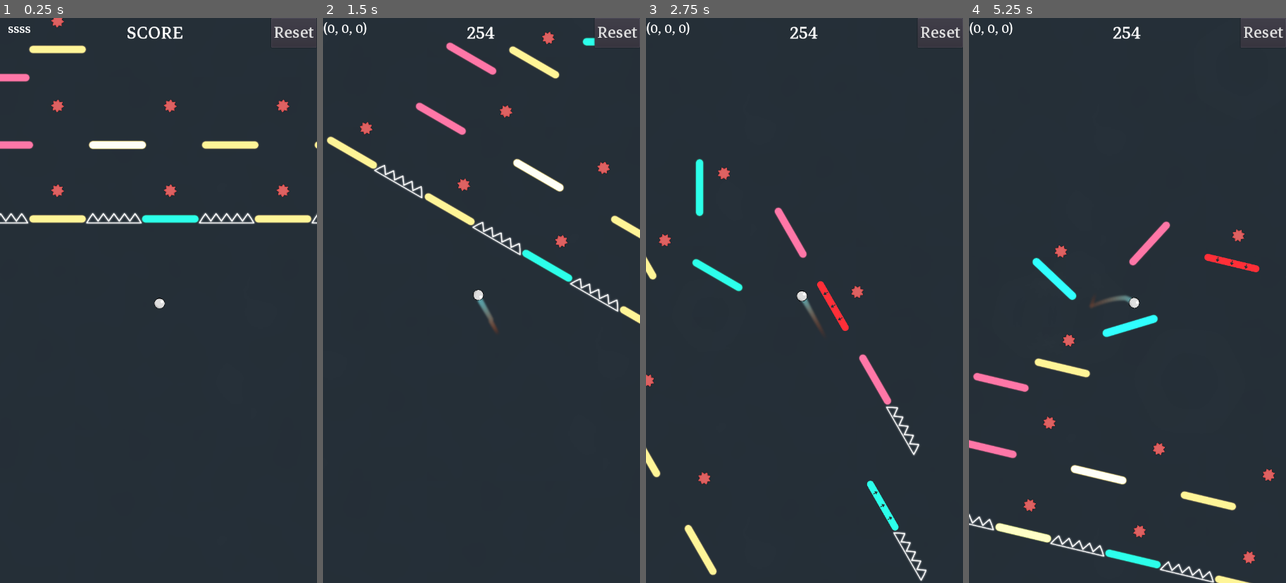
Above: before the commit, frames 1-4 (left to right).
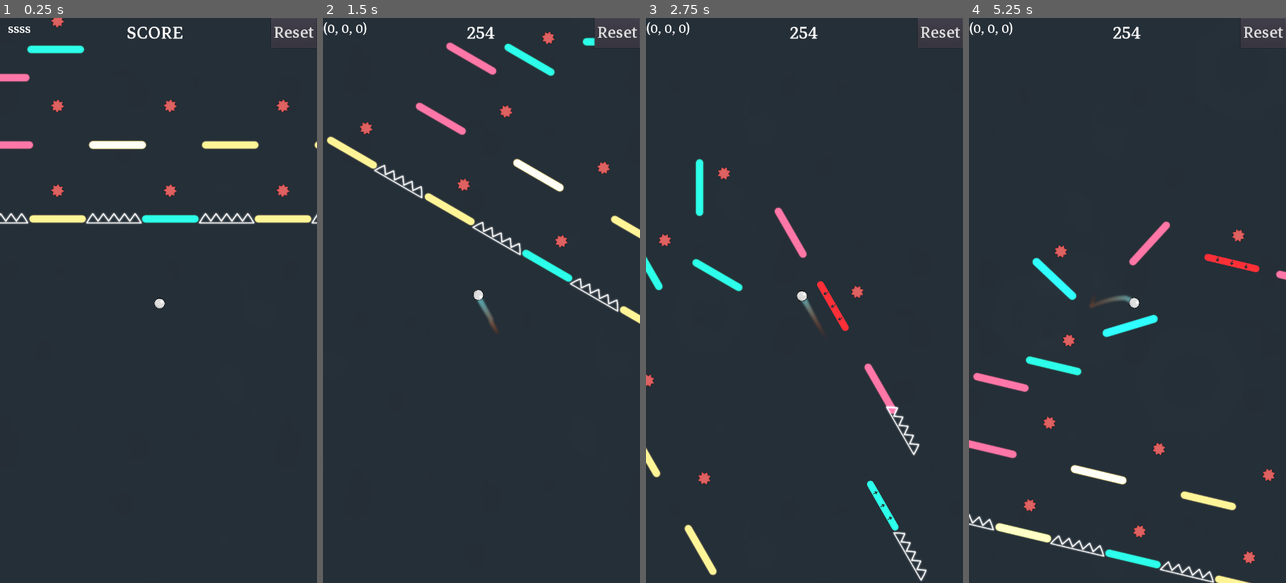
Above: after the commit, the same moments.

Repository: dolorismachina/Pivot
Game: Godot game, scene res://Scenes/Main/Main.tscn
Two runs of this game, one before a commit and one after it. Both use one fixed random seed, a clock stepped at 60 frames per second and the inputs below. The engine's default icon, where the game draws it, is replaced by a stand-in: a white triangle on a blue panel in a dark square.
Inputs (mouse positions are in pixels of both pictures, inside the frame that each line leads up to):
- Up to frame 1 (0.25 s): no input
- Up to frame 2 (1.5 s): move the mouse to (551, 272) at 0.52 s; hold Right (ui_right) 0.53-1.28 s; hold Space (space) 0.53-1.28 s; click (551, 272) at 0.67 s; move the mouse to (418, 328) at 1.27 s; hold Left (ui_left) from 1.28 s (still down); tap Space (space) at 1.35 s
- Up to frame 3 (2.75 s): move the mouse to (836, 176) at 2.02 s; release Left (ui_left) at 2.03 s; hold Right (ui_right) from 2.03 s (still down); hold Space (space) from 2.03 s (still down)
- Up to frame 4 (5.25 s): move the mouse to (1111, 413) at 2.77 s; release Space (space) at 2.78 s; tap Space (space) at 2.85, 4.35 s; click (1111, 413) at 2.92 s; move the mouse to (1222, 385) at 3.52 s; release Right (ui_right) at 3.53 s; hold Space (space) 3.53-4.28 s; hold Left (ui_left) from 3.53 s (still down); move the mouse to (1032, 215) at 4.27 s; move the mouse to (1143, 300) at 5.02 s; hold Space (space) from 5.03 s (still down); click (1143, 300) at 5.17 s

The runs differ from the first frame. In frame 1, 0.3% of the frame differs, in the area x 8-28%, y 4-7%; in frame 2, 0.3%; in frame 3, 0.2%; in frame 4, 0.4%, in the area x 17-100%, y 44-64%.
Error in both runs: Invalid get index 'modulate' (on base: 'Tween'). (res://Scenes/Blocks/Block/Block.gd:52)

Commit message:
Add new blocks
Sliding horizontally and vertically

Diff:
--- /dev/null
+++ b/Scenes/Blocks/BlockSlidingHorizontal/BlockSlidingHorizontal.gd
@@ -0,0 +1,9 @@
+extends "res://Scenes/Blocks/Block/Block.gd"
+
+func _ready():
+	pass
+
+func activate():
+	.activate()
+
+	$AnimationPlayer.play("slide")
--- /dev/null
+++ b/Scenes/Blocks/BlockSlidingHorizontal/BlockSlidingHorizontal.tscn
@@ -0,0 +1,51 @@
+[gd_scene load_steps=4 format=2]
+
+[ext_resource path="res://Scenes/Blocks/Block/Block.tscn" type="PackedScene" id=1]
+[ext_resource path="res://Scenes/Blocks/BlockSlidingHorizontal/BlockSlidingHorizontal.gd" type="Script" id=2]
+
+[sub_resource type="Animation" id=1]
+resource_name = "slide"
+length = 4.0
+loop = true
+step = 1.0
+tracks/0/type = "value"
+tracks/0/path = NodePath("Sprite:position")
+tracks/0/interp = 1
+tracks/0/loop_wrap = true
+tracks/0/imported = false
+tracks/0/enabled = true
+tracks/0/keys = {
+"times": PoolRealArray( 0, 1, 2, 3, 4 ),
+"transitions": PoolRealArray( 1, 1, 1, 1, 1 ),
+"update": 0,
+"values": [ Vector2( 0, 0 ), Vector2( -32, 0 ), Vector2( 0, 0 ), Vector2( 32, 0 ), Vector2( 0, 0 ) ]
+}
+tracks/1/type = "value"
+tracks/1/path = NodePath("CollisionShape2D:position")
+tracks/1/interp = 1
+tracks/1/loop_wrap = true
+tracks/1/imported = false
+tracks/1/enabled = true
+tracks/1/keys = {
+"times": PoolRealArray( 0, 1, 2, 3, 4 ),
+"transitions": PoolRealArray( 1, 1, 1, 1, 1 ),
+"update": 0,
+"values": [ Vector2( 0, 0 ), Vector2( -32, 0 ), Vector2( 0, 0 ), Vector2( 32, 0 ), Vector2( 0, 0 ) ]
+}
+
+[node name="BlockSlidingHorizontal" index="0" instance=ExtResource( 1 )]
+script = ExtResource( 2 )
+is_visible = true
+is_enabled = true
+
+[node name="Sprite" parent="." index="0"]
+editor/display_folded = false
+position = Vector2( 0, -18.1705 )
+
+[node name="CollisionShape2D" parent="." index="1"]
+visible = true
+position = Vector2( 0, -18.1705 )
+
+[node name="AnimationPlayer" type="AnimationPlayer" parent="." index="5"]
+autoplay = "slide"
+anims/slide = SubResource( 1 )
--- /dev/null
+++ b/Scenes/Blocks/BlockSlidingVertical/BlockSlidingVertical.tscn
@@ -0,0 +1,79 @@
+[gd_scene load_steps=8 format=2]
+
+[ext_resource path="res://Scenes/Blocks/BlockSlidingHorizontal/BlockSlidingHorizontal.gd" type="Script" id=1]
+[ext_resource path="res://Scenes/Blocks/Block/block.png" type="Texture" id=2]
+[ext_resource path="res://Scenes/Blocks/BlockOverlay.png" type="Texture" id=3]
+
+[sub_resource type="PhysicsMaterial" id=2]
+friction = 0.0
+
+[sub_resource type="CanvasItemMaterial" id=3]
+blend_mode = 1
+
+[sub_resource type="RectangleShape2D" id=4]
+extents = Vector2( 63.8663, 4.22906 )
+
+[sub_resource type="Animation" id=1]
+resource_name = "slide"
+length = 4.0
+loop = true
+step = 1.0
+tracks/0/type = "value"
+tracks/0/path = NodePath("Sprite:position")
+tracks/0/interp = 1
+tracks/0/loop_wrap = true
+tracks/0/imported = false
+tracks/0/enabled = true
+tracks/0/keys = {
+"times": PoolRealArray( 0, 1, 2, 3, 4 ),
+"transitions": PoolRealArray( 1, 1, 1, 1, 1 ),
+"update": 0,
+"values": [ Vector2( 0, 0 ), Vector2( -32, 0 ), Vector2( 0, 0 ), Vector2( 32, 0 ), Vector2( 0, 0 ) ]
+}
+tracks/1/type = "value"
+tracks/1/path = NodePath("CollisionShape2D:position")
+tracks/1/interp = 1
+tracks/1/loop_wrap = true
+tracks/1/imported = false
+tracks/1/enabled = true
+tracks/1/keys = {
+"times": PoolRealArray( 0, 1, 2, 3, 4 ),
+"transitions": PoolRealArray( 1, 1, 1, 1, 1 ),
+"update": 0,
+"values": [ Vector2( 0, 0 ), Vector2( -32, 0 ), Vector2( 0, 0 ), Vector2( 32, 0 ), Vector2( 0, 0 ) ]
+}
+
+[node name="BlockSlidingVertical" type="StaticBody2D"]
+input_pickable = true
+physics_material_override = SubResource( 2 )
+script = ExtResource( 1 )
+colors = PoolColorArray( 0.94902, 0.282353, 0.439216, 1, 0.94902, 0.776471, 0.376471, 1, 0.027451, 0.94902, 0.701961, 1, 0.0941176, 0.733333, 0.94902, 1 )
+is_visible = true
+is_enabled = true
+
+[node name="Sprite" type="Sprite" parent="."]
+material = SubResource( 3 )
+rotation = 0.00028198
+scale = Vector2( 0.5, 0.5 )
+texture = ExtResource( 2 )
+
+[node name="BlockOverlay" type="Sprite" parent="Sprite"]
+visible = false
+self_modulate = Color( 1, 1, 1, 0.768627 )
+texture = ExtResource( 3 )
+
+[node name="CollisionShape2D" type="CollisionShape2D" parent="."]
+shape = SubResource( 4 )
+
+[node name="GlowTween" type="Tween" parent="."]
+
+[node name="Tween" type="Tween" parent="."]
+
+[node name="ColliderTimer" type="Timer" parent="."]
+wait_time = 0.2
+
+[node name="AnimationPlayer" type="AnimationPlayer" parent="."]
+autoplay = "slide"
+anims/slide = SubResource( 1 )
+
+[connection signal="timeout" from="ColliderTimer" to="." method="_on_ColliderTimer_timeout"]
--- a/Scenes/Levels/TestLevel.tscn
+++ b/Scenes/Levels/TestLevel.tscn
@@ -6,12 +6,20 @@
 [ext_resource path="res://Scenes/Blocks/FallingBlock/FallingBlock.tscn" type="PackedScene" id=4]
 [ext_resource path="res://Scenes/Blocks/BouncyBlock/BouncyBlock.tscn" type="PackedScene" id=5]
 [ext_resource path="res://Scenes/Blocks/SpinningBlock/SpinningBlock.tscn" type="PackedScene" id=6]
-[ext_resource path="res://Scenes/Obstacles/Spikes.tscn" type="PackedScene" id=7]
-[ext_resource path="res://Scenes/Collectables/Collectable.tscn" type="PackedScene" id=8]
-[ext_resource path="res://Scenes/LevelController/LevelController.tscn" type="PackedScene" id=9]
+[ext_resource path="res://Scenes/Blocks/BlockSlidingHorizontal/BlockSlidingHorizontal.tscn" type="PackedScene" id=7]
+[ext_resource path="res://Scenes/Obstacles/Spikes.tscn" type="PackedScene" id=8]
+[ext_resource path="res://Scenes/Blocks/BlockSlidingVertical/BlockSlidingVertical.tscn" type="PackedScene" id=9]
+[ext_resource path="res://Scenes/Collectables/Collectable.tscn" type="PackedScene" id=10]
+[ext_resource path="res://Scenes/LevelController/LevelController.tscn" type="PackedScene" id=11]
+
+[sub_resource type="PhysicsMaterial" id=2]
+friction = 0.0
 
 [node name="Level" type="Node2D"]
 script = ExtResource( 1 )
+__meta__ = {
+"_edit_horizontal_guides_": [ 968.873, 392.841 ]
+}
 
 [node name="Pivot" type="Node2D" parent="."]
 
@@ -25,7 +33,6 @@
 input_pickable = false
 
 [node name="Blocks" type="Node2D" parent="Pivot/Content"]
-editor/display_folded = true
 
 [node name="Block" parent="Pivot/Content/Blocks" instance=ExtResource( 3 )]
 position = Vector2( 576, 960 )
@@ -129,11 +136,6 @@
 
 [node name="Block20" parent="Pivot/Content/Blocks" instance=ExtResource( 3 )]
 position = Vector2( 2368, 960 )
-is_visible = true
-is_enabled = true
-
-[node name="Block6" parent="Pivot/Content/Blocks" instance=ExtResource( 3 )]
-position = Vector2( 320, 576 )
 is_visible = true
 is_enabled = true
 
@@ -149,11 +151,6 @@
 is_visible = true
 is_enabled = true
 
-[node name="Block8" parent="Pivot/Content/Blocks" instance=ExtResource( 3 )]
-position = Vector2( 832, 256 )
-is_visible = true
-is_enabled = true
-
 [node name="Block11" parent="Pivot/Content/Blocks" instance=ExtResource( 3 )]
 position = Vector2( 1472, 576 )
 is_visible = true
@@ -180,72 +177,82 @@
 [node name="SpinningBlock" parent="Pivot/Content/Blocks" instance=ExtResource( 6 )]
 position = Vector2( 448, 256 )
 
-[node name="Spikes4" parent="Pivot/Content/Blocks" instance=ExtResource( 7 )]
+[node name="BlockSlidingHorizontal" parent="Pivot/Content/Blocks" instance=ExtResource( 7 )]
+position = Vector2( 323.761, 576 )
+
+[node name="Spikes4" parent="Pivot/Content/Blocks" instance=ExtResource( 8 )]
 position = Vector2( 190.411, 968.873 )
 
-[node name="Spikes5" parent="Pivot/Content/Blocks" instance=ExtResource( 7 )]
+[node name="Spikes5" parent="Pivot/Content/Blocks" instance=ExtResource( 8 )]
 position = Vector2( 448, 968.873 )
 
-[node name="Spikes6" parent="Pivot/Content/Blocks" instance=ExtResource( 7 )]
+[node name="Spikes6" parent="Pivot/Content/Blocks" instance=ExtResource( 8 )]
 position = Vector2( 704, 968.873 )
 
-[node name="Spikes7" parent="Pivot/Content/Blocks" instance=ExtResource( 7 )]
+[node name="Spikes7" parent="Pivot/Content/Blocks" instance=ExtResource( 8 )]
 position = Vector2( 960, 968.873 )
 
-[node name="Spikes8" parent="Pivot/Content/Blocks" instance=ExtResource( 7 )]
+[node name="Spikes8" parent="Pivot/Content/Blocks" instance=ExtResource( 8 )]
 position = Vector2( 961.105, 264.841 )
 
-[node name="Spikes9" parent="Pivot/Content/Blocks" instance=ExtResource( 7 )]
+[node name="Spikes9" parent="Pivot/Content/Blocks" instance=ExtResource( 8 )]
 position = Vector2( 1216, 392.841 )
 
-[node name="Spikes10" parent="Pivot/Content/Blocks" instance=ExtResource( 7 )]
+[node name="Spikes10" parent="Pivot/Content/Blocks" instance=ExtResource( 8 )]
 position = Vector2( 1472, 320 )
 rotation = -0.785397
 
+[node name="BlockSlidingVertical" parent="Pivot/Content/Blocks" instance=ExtResource( 9 )]
+position = Vector2( 832, 256 )
+input_pickable = true
+physics_material_override = SubResource( 2 )
+colors = PoolColorArray( 0.94902, 0.282353, 0.439216, 1, 0.94902, 0.776471, 0.376471, 1, 0.027451, 0.94902, 0.701961, 1, 0.0941176, 0.733333, 0.94902, 1 )
+
 [node name="Collectables" type="Node2D" parent="Pivot/Content"]
-editor/display_folded = true
-
-[node name="Collectable" parent="Pivot/Content/Collectables" instance=ExtResource( 8 )]
+
+[node name="Collectable" parent="Pivot/Content/Collectables" instance=ExtResource( 10 )]
 position = Vector2( 320, 512 )
 
-[node name="Collectable7" parent="Pivot/Content/Collectables" instance=ExtResource( 8 )]
+[node name="Collectable7" parent="Pivot/Content/Collectables" instance=ExtResource( 10 )]
 position = Vector2( 1088, 896 )
 
-[node name="Collectable8" parent="Pivot/Content/Collectables" instance=ExtResource( 8 )]
+[node name="Collectable8" parent="Pivot/Content/Collectables" instance=ExtResource( 10 )]
 position = Vector2( 832, 896 )
 
-[node name="Collectable9" parent="Pivot/Content/Collectables" instance=ExtResource( 8 )]
+[node name="Collectable9" parent="Pivot/Content/Collectables" instance=ExtResource( 10 )]
 position = Vector2( 576, 896 )
 
-[node name="Collectable10" parent="Pivot/Content/Collectables" instance=ExtResource( 8 )]
+[node name="Collectable10" parent="Pivot/Content/Collectables" instance=ExtResource( 10 )]
 position = Vector2( 320, 896 )
 
-[node name="Collectable11" parent="Pivot/Content/Collectables" instance=ExtResource( 8 )]
+[node name="Collectable11" parent="Pivot/Content/Collectables" instance=ExtResource( 10 )]
 position = Vector2( 64, 896 )
 
-[node name="Collectable2" parent="Pivot/Content/Collectables" instance=ExtResource( 8 )]
+[node name="Collectable2" parent="Pivot/Content/Collectables" instance=ExtResource( 10 )]
 position = Vector2( 256, 320 )
 
-[node name="Collectable3" parent="Pivot/Content/Collectables" instance=ExtResource( 8 )]
+[node name="Collectable3" parent="Pivot/Content/Collectables" instance=ExtResource( 10 )]
 position = Vector2( 640, 192 )
 
-[node name="Collectable4" parent="Pivot/Content/Collectables" instance=ExtResource( 8 )]
+[node name="Collectable4" parent="Pivot/Content/Collectables" instance=ExtResource( 10 )]
 position = Vector2( 1216, 576 )
 
-[node name="Collectable12" parent="Pivot/Content/Collectables" instance=ExtResource( 8 )]
+[node name="Collectable12" parent="Pivot/Content/Collectables" instance=ExtResource( 10 )]
 position = Vector2( 832, 704 )
 
-[node name="Collectable13" parent="Pivot/Content/Collectables" instance=ExtResource( 8 )]
+[node name="Collectable13" parent="Pivot/Content/Collectables" instance=ExtResource( 10 )]
 position = Vector2( 576, 704 )
 
-[node name="Collectable14" parent="Pivot/Content/Collectables" instance=ExtResource( 8 )]
+[node name="Collectable14" parent="Pivot/Content/Collectables" instance=ExtResource( 10 )]
 position = Vector2( 320, 704 )
 
-[node name="Collectable5" parent="Pivot/Content/Collectables" instance=ExtResource( 8 )]
+[node name="Collectable5" parent="Pivot/Content/Collectables" instance=ExtResource( 10 )]
 position = Vector2( 1472, 448 )
 
-[node name="Collectable6" parent="Pivot/Content/Collectables" instance=ExtResource( 8 )]
+[node name="Collectable6" parent="Pivot/Content/Collectables" instance=ExtResource( 10 )]
 position = Vector2( 1472, 448 )
 
-[node name="LevelController" parent="." instance=ExtResource( 9 )]
+[node name="Obstacles" type="Node2D" parent="Pivot/Content"]
+
+[node name="LevelController" parent="." instance=ExtResource( 11 )]
 rotation_angle = 30
Not shown: 1 places in Scenes/Levels/TestLevel.tscn that only renumber resources
